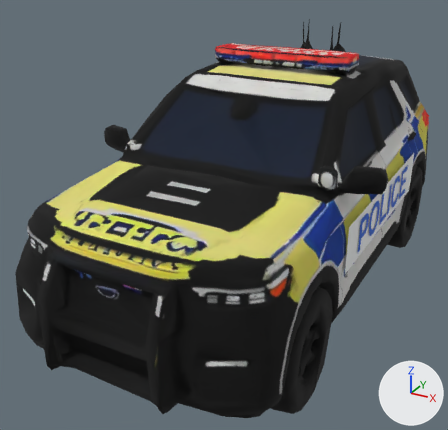
Two versions of the glTF model assets/models/police-car.glb, one commit apart.
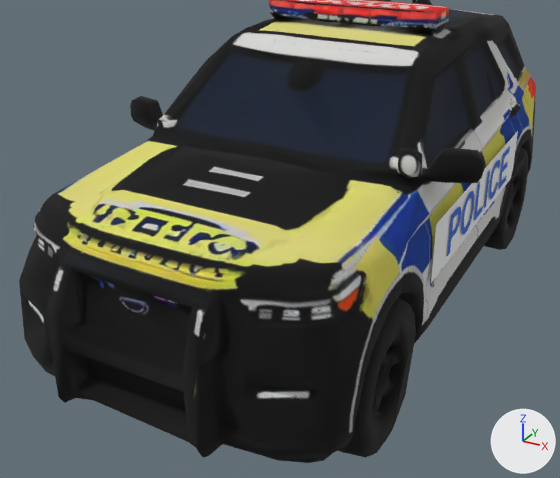
The first picture shows the older version from a 50 mm lens placed at (0.523, -1.13, 0.435), pointed at (-0.056, -0.077, -0.092). The close-ups show the older and then the newer version on the part from 0% to 100% of the width and 11% to 100% of the height of that picture. Only the edits that show in the close-ups are written down. The axes (+X, +Y, +Z) are drawn at lower right. The lights are the same throughout. Where no turn or scale is listed for an object, it has been applied to the vertices.

Names of what the first close-up shows: 'POLICE side lettering', 'Police side panel', 'material'.
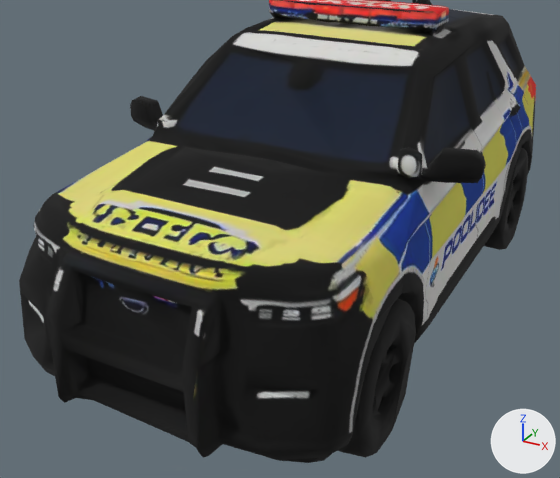
Location of each change, [x1, y1, x2, y2] in pixels of the close-ups (560 x 478 px):
```json
{"object": "Police side panel", "change": "deleted", "before": [431, 131, 518, 283]}
{"object": "POLICE side lettering", "change": "deleted", "before": [447, 147, 510, 256]}
```

Scene script edits in JSON lines:
```json
{"op": "remove", "block": "ob_police_side_lettering", "code": ["ob_police_side_lettering = bpy.data.objects.new('POLICE side lettering', me_police_side_lettering)", "ob_police_side_lettering.location = (0.254, 0.025, -0.043)"]}
{"op": "remove", "block": "ob_police_side_panel", "code": ["ob_police_side_panel = bpy.data.objects.new('Police side panel', me_plane)", "ob_police_side_panel.location = (0.252, 0.025, -0.045)"]}
```
